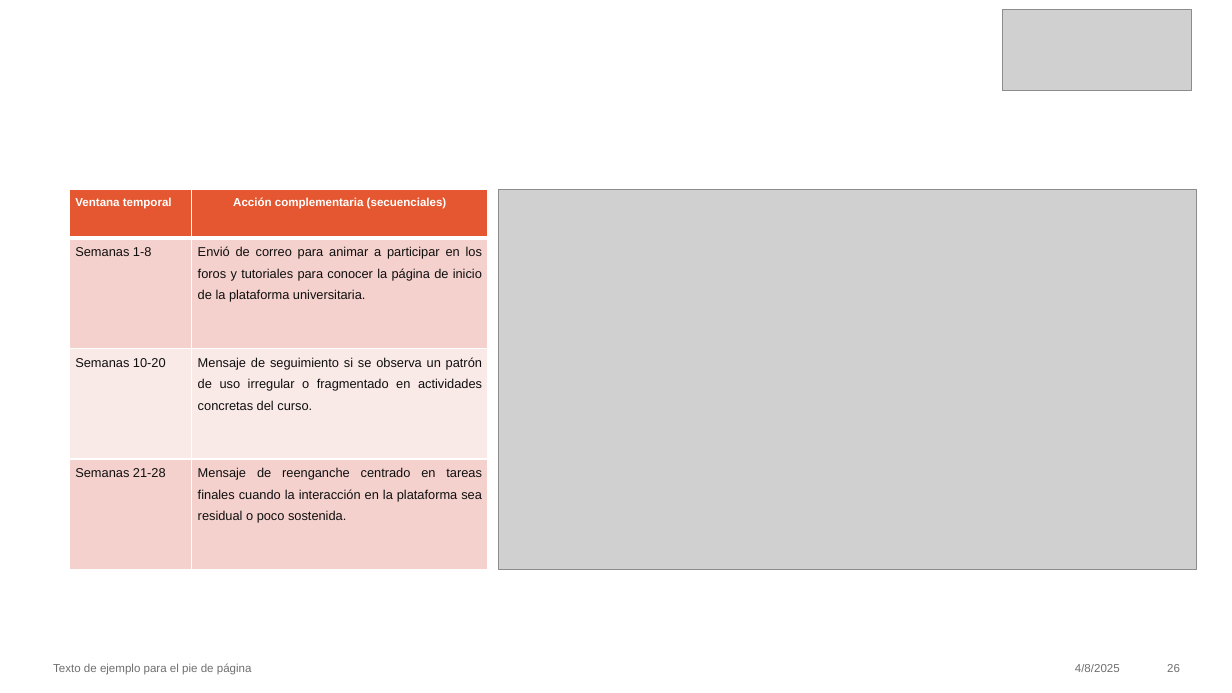
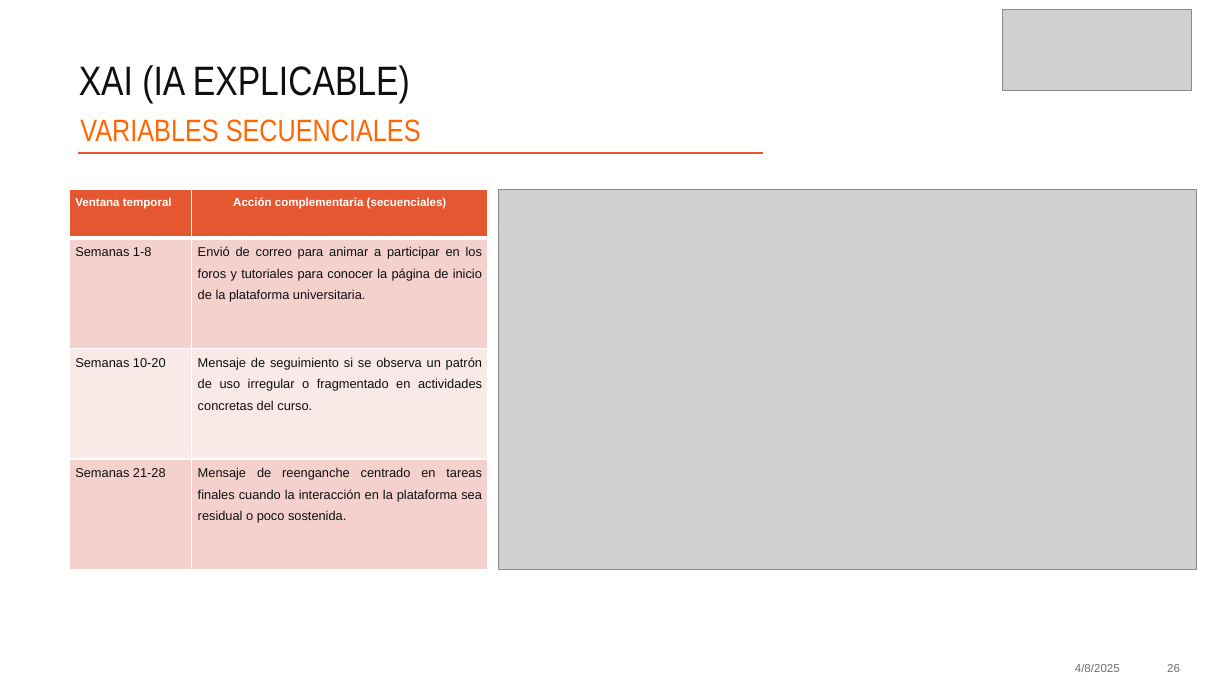
Before and after one commit to MichaeLaudrup/Artificial_Intelligence_Msc, a slide deck: slide 26 of TFM_education_ai_analytics/docs/Presentacion.pptx. Drawn at 1232x693 pixels with LibreOffice and Linux fonts; fonts in the diff are those of the drawing; grey boxes stand for pictures. Boxes give left, top, right and bottom in pixels: in the first picture for what was removed or moved away, otherwise in the second. Text is boxed around its words. In the diff, an @@ line names an element or a change of style, - is before the commit and + after.

```diff
--- a/TFM_education_ai_analytics/docs/Presentacion.pptx
+++ b/TFM_education_ai_analytics/docs/Presentacion.pptx
@@ title added at <box>79,65,410,103</box>, 32 pt, text #0F0F0F @@
+XAI (IA EXPLICABLE)
@@ text added at <box>80,119,421,142</box>, 24 pt, text #FF6600 @@
+VARIABLES SECUENCIALES
@@ line added from (79, 153) to (763, 153), #E45730 1.5 pt @@
@@ text removed at <box>53,663,252,675</box> @@
-Texto de ejemplo para el pie de página
```
Also in this commit, not shown: 25 other slides changed, 5 other files.
